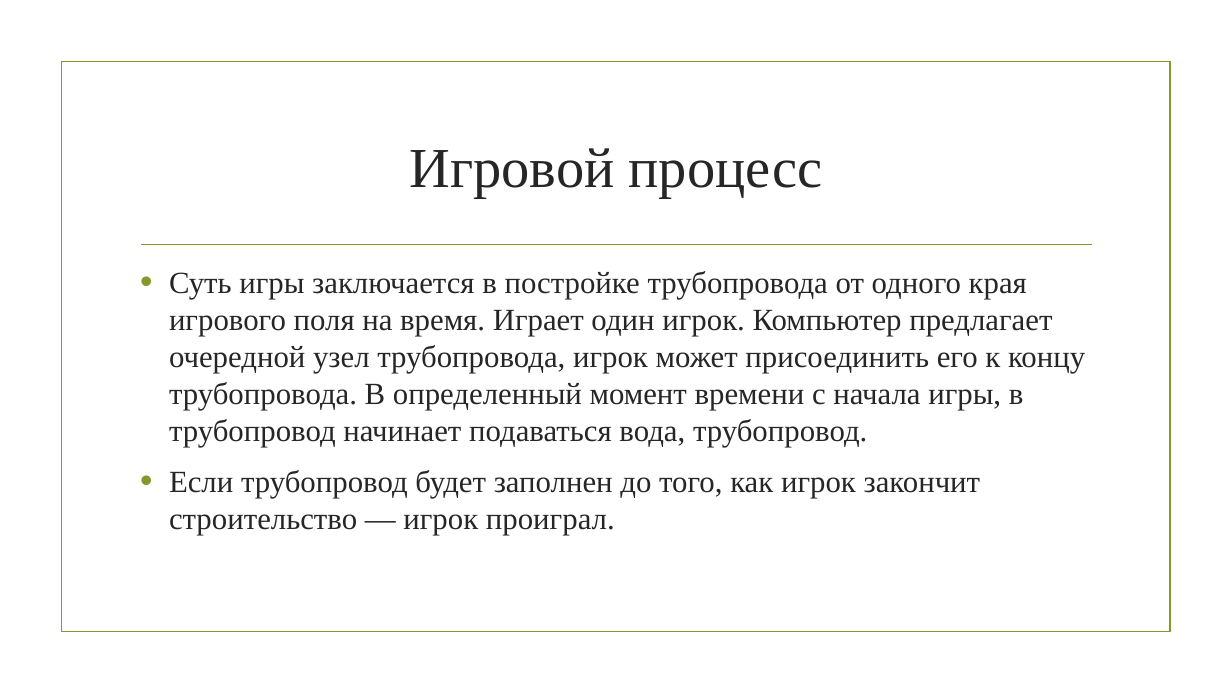
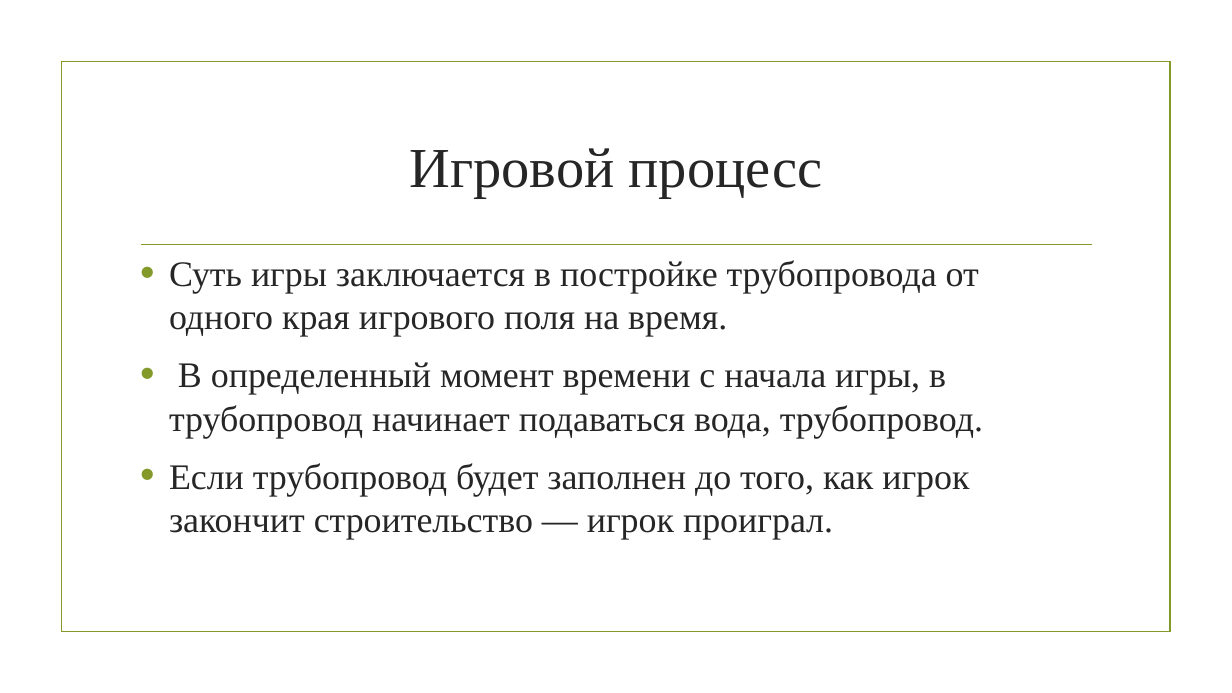
Before and after one commit to gitGUAP/Sem5, a slide deck: slide 2 of OOP/pres.pptx. Drawn at 1232x693 pixels with LibreOffice and Linux fonts; fonts in the diff are those of the drawing; background and template pictures are left out. Boxes give left, top, right and bottom in pixels: in the first picture for what was removed or moved away, otherwise in the second. Text is boxed around its words. In the diff, an @@ line names an element or a change of style, - is before the commit and + after.

```diff
--- a/OOP/pres.pptx
+++ b/OOP/pres.pptx
@@ text "Суть игры заключается в постройке ...": place and size @@
-text "Суть игры заключается в постройке ..." at box(169, 271, 1085, 535)
+text "Суть игры заключается в постройке ..." at box(169, 260, 983, 539)
@@ text at box(169, 260, 983, 438): text changed; size 24 to 28 pt @@
-• Суть игры заключается в постройке трубопровода от одного края игрового поля на время. Играет один игрок. Компьютер предлагает очередной узел трубопровода, игрок может присоединить его к концу трубопровода. В определенный момент времени с начала игры, в трубопровод начинает подаваться вода, трубопровод.
+• Суть игры заключается в постройке трубопровода от одного края игрового поля на время.
+• В определенный момент времени с начала игры, в трубопровод начинает подаваться вода, трубопровод.
@@ text at box(169, 463, 969, 539): size 24 to 28 pt in "Если трубопровод будет заполнен до того, как ..." @@
```
Also in this commit, not shown: 1 other slide changed, 2 slides added, 2 other files.
